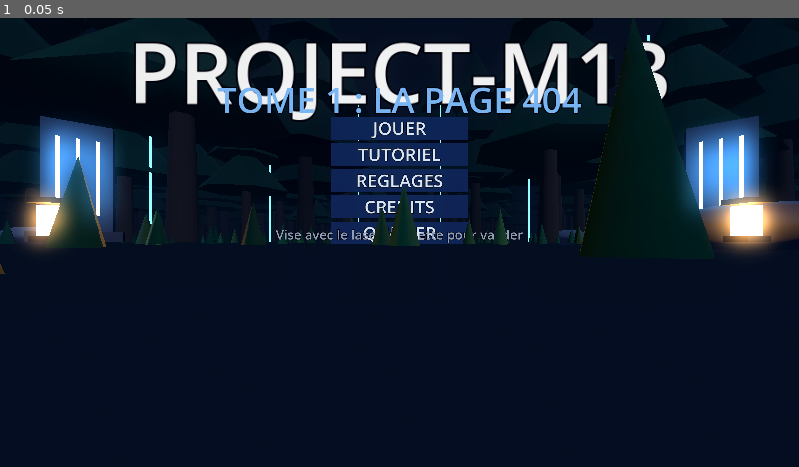
Above: before the commit, frame 1.
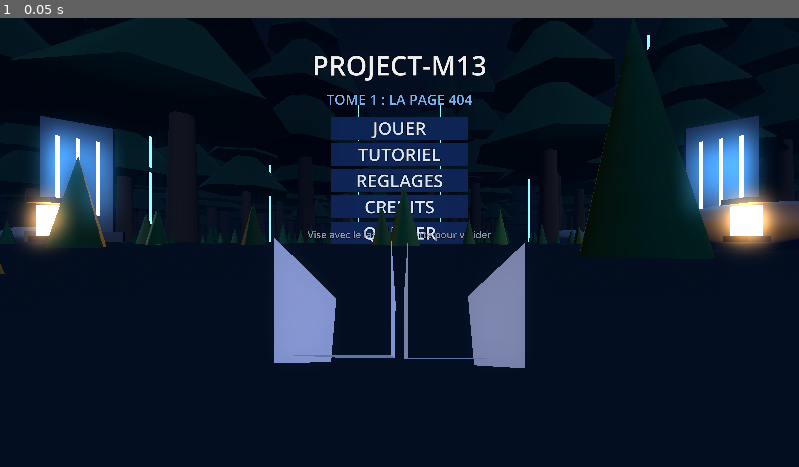
Above: after the commit, the same moment.

Repository: WyattJWL/project-m13
Game: Godot game, scene res://main.tscn
The game is run twice, just before and just after one commit, with the same random seed, the same clock (stepped at 60 frames per second) and the same inputs.
Inputs:
- Up to frame 1 (0.05 s): no input

The runs differ from the first frame. In frame 1, 8.2% of the frame differs, in the area x 16-84%, y 5-78%.

Commit message:
VR : mains et manette Quest 3 avec bouton en surbrillance, jauge du pouvoir (protection/recharge/prêt), textes ajustés, crédits Wyatt (Siroxtag)
Co-Authored-By: Claude Sonnet 5.5 <noreply@anthropic.com>
Claude-Session: https://claude.ai/code/session_01X4XcCdVaxxSZkwpZd6ZgfC

Diff:
--- a/vr/scripts/button3d.gd
+++ b/vr/scripts/button3d.gd
@@ -8,6 +8,7 @@
 		text = value
 		if _label:
 			_label.text = value
+			_fit()
 var size := Vector3(2.1, 0.34, 0.06)
 var _label: Label3D
 var _mesh: MeshInstance3D
@@ -40,6 +41,13 @@
 	_label.modulate = Color(0.9, 0.95, 1)
 	_label.outline_size = 6
 	add_child(_label)
+	_fit()
+
+# Réduit le texte pour qu'il tienne toujours dans le bouton.
+func _fit() -> void:
+	var chars := maxf(1.0, float(text.length()))
+	var wanted := (size.x * 0.88) / (chars * 0.58 * float(_label.font_size))
+	_label.pixel_size = minf(0.0042, wanted)
 
 func set_hover(on: bool) -> void:
 	if on == _hover:
--- /dev/null
+++ b/vr/scripts/hands.gd
@@ -0,0 +1,98 @@
+extends RefCounted
+# Mains « fantômes » et manette Meta Quest 3 (Touch Plus) procédurales.
+# Pendant le tutoriel, la main est remplacée par la manette, avec le bon bouton en surbrillance.
+
+const World := preload("res://scripts/world.gd")
+
+static func _box(parent: Node, pos: Vector3, size: Vector3, mat: Material) -> MeshInstance3D:
+	var mi := MeshInstance3D.new()
+	var bm := BoxMesh.new()
+	bm.size = size
+	mi.mesh = bm
+	mi.position = pos
+	mi.material_override = mat
+	parent.add_child(mi)
+	return mi
+
+static func hand(side: String) -> Node3D:
+	var root := Node3D.new()
+	var skin := World.mat(Color(0.7, 0.8, 0.95), 0.5, 0.6)
+	var s := 1.0 if side == "right" else -1.0
+	_box(root, Vector3(0, 0, 0.02), Vector3(0.085, 0.03, 0.095), skin)
+	var lens := [0.07, 0.082, 0.078, 0.062]
+	for i in 4:
+		var x := -0.03 + i * 0.02
+		var l: float = lens[i]
+		var f1 := _box(root, Vector3(x, -0.004, -0.03 - l / 2.0), Vector3(0.017, 0.02, l), skin)
+		f1.rotation_degrees.x = -12
+	var th := _box(root, Vector3(-0.058 * s, -0.004, 0.0), Vector3(0.02, 0.02, 0.065), skin)
+	th.rotation_degrees.y = -30.0 * s
+	root.rotation_degrees.x = -10
+	return root
+
+# Renvoie un Node3D dont meta "parts" = { nom : MeshInstance3D } (trigger, grip, stick, a, b, menu).
+static func controller(side: String) -> Node3D:
+	var root := Node3D.new()
+	var body_mat := World.mat(Color(0.1, 0.1, 0.12), 0.0, 0.5)
+	var plate_mat := World.mat(Color(0.16, 0.16, 0.19), 0.0, 0.4)
+	var s := 1.0 if side == "right" else -1.0
+	var parts := {}
+	# poignée inclinée
+	var handle := MeshInstance3D.new()
+	var cm := CylinderMesh.new()
+	cm.top_radius = 0.027
+	cm.bottom_radius = 0.03
+	cm.height = 0.13
+	cm.radial_segments = 12
+	handle.mesh = cm
+	handle.material_override = body_mat
+	handle.position = Vector3(0, -0.045, 0.03)
+	handle.rotation_degrees.x = 20
+	root.add_child(handle)
+	# plaque supérieure (stick + boutons)
+	var plate := _box(root, Vector3(0, 0.02, -0.02), Vector3(0.062, 0.02, 0.085), plate_mat)
+	plate.rotation_degrees.x = -12
+	var stick := MeshInstance3D.new()
+	var sm := CylinderMesh.new()
+	sm.top_radius = 0.011
+	sm.bottom_radius = 0.009
+	sm.height = 0.014
+	stick.mesh = sm
+	stick.material_override = World.mat(Color(0.3, 0.3, 0.34), 0.0, 0.4)
+	stick.position = Vector3(-0.012 * s, 0.038, -0.03)
+	root.add_child(stick)
+	parts["stick"] = stick
+	for i in 2:
+		var b := MeshInstance3D.new()
+		var bc := CylinderMesh.new()
+		bc.top_radius = 0.0085
+		bc.bottom_radius = 0.0085
+		bc.height = 0.008
+		b.mesh = bc
+		b.material_override = World.mat(Color(0.3, 0.3, 0.34), 0.0, 0.4)
+		b.position = Vector3(0.016 * s, 0.034, -0.05 + i * 0.03)
+		root.add_child(b)
+		parts["b" if i == 0 else "a"] = b   # droite : B devant, A derrière (X/Y à gauche)
+	var trig := _box(root, Vector3(0, -0.004, -0.06), Vector3(0.016, 0.04, 0.018), World.mat(Color(0.2, 0.2, 0.24), 0.0, 0.4))
+	trig.rotation_degrees.x = 20
+	parts["trigger"] = trig
+	var grip := _box(root, Vector3(-0.031 * s, -0.04, 0.03), Vector3(0.008, 0.07, 0.04), World.mat(Color(0.2, 0.2, 0.24), 0.0, 0.4))
+	grip.rotation_degrees.x = 20
+	parts["grip"] = grip
+	root.set_meta("parts", parts)
+	root.set_meta("names", {"a": "X" if side == "left" else "A", "b": "Y" if side == "left" else "B", "stick": "STICK", "trigger": "GACHETTE", "grip": "GRIP"})
+	return root
+
+static func set_highlight(ctrl: Node3D, part: String, t: float) -> void:
+	var parts: Dictionary = ctrl.get_meta("parts")
+	for k in parts:
+		var mi: MeshInstance3D = parts[k]
+		var m := mi.material_override as StandardMaterial3D
+		if k == part:
+			m.emission_enabled = true
+			m.emission = Color(1.0, 0.85, 0.3)
+			m.emission_energy_multiplier = 2.0 + sin(t * 8.0) * 1.6
+			m.albedo_color = Color(1.0, 0.85, 0.3)
+		else:
+			m.emission_enabled = false
+			m.albedo_color = Color(0.3, 0.3, 0.34)
--- a/vr/scripts/main.gd
+++ b/vr/scripts/main.gd
@@ -67,8 +67,8 @@
 	Props.forest(s, 21, 150, Rect2(-40, -45, 80, 65), [Rect2(-8, -8, 16, 14)])
 	Props.lantern(s, Vector3(-2.5, 0, -1.0), Color(1.0, 0.72, 0.38))
 	World.blue_lines(s, Vector3(0, 0, -5), 11.0, 12, 9.0)
-	World.label(s, "CHAPITRE 1 : MIEL", Vector3(0, 2.4, -3.2), 0.01, Color(1, 1, 1), 80)
-	World.label(s, "Jeudi de novembre. Il pleut sur Luynes.\n\nA suivre dans la prochaine version.", Vector3(0, 1.7, -3.2), 0.005, Color(0.75, 0.82, 0.95), 64)
+	World.label(s, "CHAPITRE 1 : MIEL", Vector3(0, 2.5, -3.2), 0.005, Color(1, 1, 1), 80)
+	World.label(s, "Jeudi de novembre. Il pleut sur Luynes.\n\nA suivre dans la prochaine version.", Vector3(0, 1.8, -3.2), 0.0028, Color(0.75, 0.82, 0.95), 56)
 	var b := Button3D.new()
 	b.text = "RETOUR"
 	b.position = Vector3(0, 1.0, -3.0)
--- a/vr/scripts/menu.gd
+++ b/vr/scripts/menu.gd
@@ -35,8 +35,9 @@
 func spawn_point() -> Vector3:
 	return Vector3(0, 0, 1.5)
 
-func _button(parent: Node, text: String, pos: Vector3, callback: Callable) -> Node:
+func _button(parent: Node, text: String, pos: Vector3, callback: Callable, width := 2.1) -> Node:
 	var b := Button3D.new()
+	b.size = Vector3(width, 0.34, 0.06)
 	b.text = text
 	b.position = pos
 	parent.add_child(b)
@@ -46,25 +47,25 @@
 func _build_main() -> void:
 	main_root = Node3D.new()
 	add_child(main_root)
-	World.label(main_root, "PROJECT-M13", Vector3(0, 2.75, -3.2), 0.014, Color(1, 1, 1), 96)
-	World.label(main_root, "TOME 1 : LA PAGE 404", Vector3(0, 2.3, -3.2), 0.007, Color(0.5, 0.75, 1.0), 80)
+	World.label(main_root, "PROJECT-M13", Vector3(0, 2.85, -3.2), 0.0045, Color(1, 1, 1), 96)
+	World.label(main_root, "TOME 1 : LA PAGE 404", Vector3(0, 2.3, -3.2), 0.0028, Color(0.5, 0.75, 1.0), 80)
 	var y := 1.75
 	_button(main_root, "JOUER", Vector3(0, y, -3.0), func(): play.emit())
 	_button(main_root, "TUTORIEL", Vector3(0, y - 0.4, -3.0), func(): tutorial.emit())
 	_button(main_root, "REGLAGES", Vector3(0, y - 0.8, -3.0), func(): _show(settings_root))
 	_button(main_root, "CREDITS", Vector3(0, y - 1.2, -3.0), func(): _show(credits_root))
 	_button(main_root, "QUITTER", Vector3(0, y - 1.6, -3.0), func(): quit.emit())
-	World.label(main_root, "Vise avec le laser, gachette pour valider", Vector3(0, 0.12, -2.9), 0.0035, Color(0.6, 0.65, 0.75), 56)
+	World.label(main_root, "Vise avec le laser, gachette pour valider", Vector3(0, 0.12, -2.9), 0.0026, Color(0.6, 0.65, 0.75), 56)
 
 func _build_settings() -> void:
 	settings_root = Node3D.new()
 	add_child(settings_root)
-	World.label(settings_root, "REGLAGES DE CONFORT", Vector3(0, 2.4, -3.2), 0.008, Color(1, 1, 1), 80)
+	World.label(settings_root, "REGLAGES DE CONFORT", Vector3(0, 2.55, -3.2), 0.0035, Color(1, 1, 1), 80)
 	var y := 1.9
-	_toggles["move"] = _button(settings_root, "", Vector3(0, y, -3.0), _toggle_move)
-	_toggles["turn"] = _button(settings_root, "", Vector3(0, y - 0.4, -3.0), _toggle_turn)
-	_toggles["vig"] = _button(settings_root, "", Vector3(0, y - 0.8, -3.0), _toggle_vignette)
-	_toggles["seat"] = _button(settings_root, "", Vector3(0, y - 1.2, -3.0), _toggle_seated)
+	_toggles["move"] = _button(settings_root, "", Vector3(0, y, -3.0), _toggle_move, 3.4)
+	_toggles["turn"] = _button(settings_root, "", Vector3(0, y - 0.4, -3.0), _toggle_turn, 3.4)
+	_toggles["vig"] = _button(settings_root, "", Vector3(0, y - 0.8, -3.0), _toggle_vignette, 3.4)
+	_toggles["seat"] = _button(settings_root, "", Vector3(0, y - 1.2, -3.0), _toggle_seated, 3.4)
 	_button(settings_root, "RETOUR", Vector3(0, y - 1.5, -3.0), func(): _show(main_root))
 	_refresh_toggles()
 
@@ -97,8 +98,8 @@
 func _build_credits() -> void:
 	credits_root = Node3D.new()
 	add_child(credits_root)
-	World.label(credits_root, "PROJECT-M13", Vector3(0, 2.4, -3.2), 0.01, Color(1, 1, 1), 80)
-	World.label(credits_root, "Une histoire de JWL Marketing\nTome 1 : La Page 404\n\nVersion de test VR\nMeta Quest", Vector3(0, 1.7, -3.2), 0.005, Color(0.75, 0.82, 0.95), 64)
+	World.label(credits_root, "PROJECT-M13", Vector3(0, 2.6, -3.2), 0.0045, Color(1, 1, 1), 80)
+	World.label(credits_root, "Une histoire de Wyatt (Siroxtag)\nTome 1 : La Page 404\n\nVersion de test VR\nMeta Quest", Vector3(0, 1.85, -3.2), 0.0028, Color(0.75, 0.82, 0.95), 56)
 	_button(credits_root, "RETOUR", Vector3(0, 0.95, -3.0), func(): _show(main_root))
 
 func _show(root: Node3D) -> void:
--- a/vr/scripts/rig.gd
+++ b/vr/scripts/rig.gd
@@ -11,7 +11,13 @@
 signal grabbed(controller: XRController3D)
 signal released(controller: XRController3D)
 
+const Hands := preload("res://scripts/hands.gd")
 var cam: XRCamera3D
+var visuals: Dictionary = {}     # XRController3D -> { hand, ctrl, tag, part }
+var power_ui: Node3D
+var power_text: Label3D
+var power_bar: MeshInstance3D
+var _was_ready := true
 var hands: Array[XRController3D] = []
 var lasers: Dictionary = {}     # XRController3D -> RayCast3D
 var beams: Dictionary = {}      # XRController3D -> MeshInstance3D
@@ -47,6 +53,7 @@
 		hand.button_pressed.connect(_on_button.bind(hand))
 		hand.button_released.connect(_on_release.bind(hand))
 	_build_marker()
+	_build_power_ui()
 	_build_vignette()
 	position.y = 0.4 if Settings.seated else 0.0
 
@@ -57,18 +64,23 @@
 	return hands[1]
 
 func _build_hand(hand: XRController3D) -> void:
-	var body := MeshInstance3D.new()
-	var sm := SphereMesh.new()
-	sm.radius = 0.035
-	sm.height = 0.07
-	body.mesh = sm
-	var m := StandardMaterial3D.new()
-	m.albedo_color = Color(0.08, 0.1, 0.18)
-	m.emission_enabled = true
-	m.emission = Color(0.2, 0.5, 1.0)
-	m.emission_energy_multiplier = 0.8
-	body.material_override = m
-	hand.add_child(body)
+	var side := "left" if hand.tracker == &"left_hand" else "right"
+	var visual := Hands.hand(side)
+	hand.add_child(visual)
+	var ctrl := Hands.controller(side)
+	ctrl.visible = false
+	hand.add_child(ctrl)
+	var tag := Label3D.new()
+	tag.font_size = 40
+	tag.pixel_size = 0.0012
+	tag.modulate = Color(1.0, 0.85, 0.3)
+	tag.outline_size = 8
+	tag.billboard = BaseMaterial3D.BILLBOARD_ENABLED
+	tag.no_depth_test = true
+	tag.position = Vector3(0, 0.12, -0.02)
+	tag.visible = false
+	hand.add_child(tag)
+	visuals[hand] = {"hand": visual, "ctrl": ctrl, "tag": tag, "part": ""}
 	var ray := RayCast3D.new()
 	ray.target_position = Vector3(0, 0, -8)
 	ray.collide_with_areas = true
@@ -229,6 +241,99 @@
 		body.angular_velocity = body.angular_velocity.lerp(Vector3.ZERO, 0.1)
 		(beams[hand].material_override as StandardMaterial3D).emission = Color(1.0, 0.45, 0.9)
 
+# ---- Aide visuelle : la main est remplacée par la manette, bouton en surbrillance ----
+# side : "left", "right", "both" ou "" (pour tout effacer). part : trigger, grip, stick, a, b.
+func hint_controller(side: String, part: String) -> void:
+	for h in hands:
+		var v: Dictionary = visuals[h]
+		var mine: bool = side == "both" or (side == "left" and h == left()) or (side == "right" and h == right())
+		v["part"] = part if mine else ""
+		(v["hand"] as Node3D).visible = not mine
+		(v["ctrl"] as Node3D).visible = mine
+		(v["tag"] as Label3D).visible = mine
+		if mine:
+			var names: Dictionary = (v["ctrl"] as Node3D).get_meta("names")
+			(v["tag"] as Label3D).text = String(names.get(part, part))
+
+func _update_hints() -> void:
+	var t := Time.get_ticks_msec() / 1000.0
+	for h in hands:
+		var v: Dictionary = visuals[h]
+		if v["part"] != "":
+			Hands.set_highlight(v["ctrl"], v["part"], t)
+
+# ---- Affichage du pouvoir au poignet gauche : protégé / recharge / prêt ----
+func _build_power_ui() -> void:
+	power_ui = Node3D.new()
+	power_ui.position = Vector3(0, 0.07, 0.1)
+	power_ui.rotation_degrees = Vector3(-70, 0, 0)
+	left().add_child(power_ui)
+	var back := MeshInstance3D.new()
+	var qm := QuadMesh.new()
+	qm.size = Vector2(0.2, 0.09)
+	back.mesh = qm
+	var m := StandardMaterial3D.new()
+	m.albedo_color = Color(0.02, 0.03, 0.07, 0.8)
+	m.transparency = BaseMaterial3D.TRANSPARENCY_ALPHA
+	m.shading_mode = BaseMaterial3D.SHADING_MODE_UNSHADED
+	back.material_override = m
+	power_ui.add_child(back)
+	power_text = Label3D.new()
+	power_text.font_size = 36
+	power_text.pixel_size = 0.0007
+	power_text.position = Vector3(0, 0.02, 0.002)
+	power_text.outline_size = 6
+	power_ui.add_child(power_text)
+	power_bar = MeshInstance3D.new()
+	var bm := BoxMesh.new()
+	bm.size = Vector3(0.18, 0.015, 0.004)
+	power_bar.mesh = bm
+	power_bar.position = Vector3(0, -0.025, 0.003)
+	var bmat := StandardMaterial3D.new()
+	bmat.shading_mode = BaseMaterial3D.SHADING_MODE_UNSHADED
+	power_bar.material_override = bmat
+	power_ui.add_child(power_bar)
+
+func power_status() -> Dictionary:
+	var now := Time.get_ticks_msec() / 1000.0
+	var prot := maxf(0.0, protected_until - now)
+	if prot > 0.0:
+		return {"state": "protege", "left": prot, "ratio": prot / 5.0}
+	if power_cooldown > 0.0:
+		return {"state": "recharge", "left": power_cooldown, "ratio": 1.0 - power_cooldown / 7.0}
+	return {"state": "pret", "left": 0.0, "ratio": 1.0}
+
+func power_label() -> String:
+	var st := power_status()
+	match st["state"]:
+		"protege":
+			return "RETENIR : PROTEGE  %.1f s" % st["left"]
+		"recharge":
+			return "RETENIR : RECHARGE  %.1f s" % st["left"]
+	return "RETENIR : PRET  (A)"
+
+func _update_power_ui() -> void:
+	var st := power_status()
+	var color: Color
+	match st["state"]:
+		"protege":
+			color = Color(0.4, 0.75, 1.0)
+		"recharge":
+			color = Color(1.0, 0.6, 0.25)
+		_:
+			color = Color(0.4, 1.0, 0.55)
+	power_text.text = power_label()
+	power_text.modulate = color
+	(power_bar.material_override as StandardMaterial3D).albedo_color = color
+	var ratio := clampf(st["ratio"], 0.02, 1.0)
+	power_bar.scale.x = ratio
+	power_bar.position.x = -0.09 * (1.0 - ratio)
+	var is_ready: bool = st["state"] == "pret"
+	if is_ready and not _was_ready:
+		_haptic(right(), 0.8)
+		_haptic(left(), 0.8)
+	_was_ready = is_ready
+
 func use_power() -> void:
 	if power_cooldown > 0.0:
 		return
@@ -247,6 +352,8 @@
 	power_cooldown = maxf(0.0, power_cooldown - delta)
 	_update_lasers()
 	_update_telekinesis(delta)
+	_update_hints()
+	_update_power_ui()
 	for hand in hands:
 		if not held.has(hand):
 			(beams[hand].material_override as StandardMaterial3D).emission = Color(0.4, 0.75, 1.0)
--- a/vr/scripts/tutorial.gd
+++ b/vr/scripts/tutorial.gd
@@ -13,6 +13,8 @@
 var obj_label: Label3D
 var talk_label: Label3D
 var hint_label: Label3D
+var power_label: Label3D
+var show_power := false
 var speaker_label: Label3D
 var held_page := false
 var page: Node3D
@@ -57,29 +59,30 @@
 	add_child(hud)
 	var back := MeshInstance3D.new()
 	var qm := QuadMesh.new()
-	qm.size = Vector2(1.7, 0.62)
+	qm.size = Vector2(1.8, 0.78)
 	back.mesh = qm
 	var m := StandardMaterial3D.new()
 	m.albedo_color = Color(0.02, 0.03, 0.07, 0.72)
 	m.transparency = BaseMaterial3D.TRANSPARENCY_ALPHA
 	m.shading_mode = BaseMaterial3D.SHADING_MODE_UNSHADED
 	back.material_override = m
-	back.position.z = -0.01
+	back.position = Vector3(0, -0.03, -0.01)
 	hud.add_child(back)
-	obj_label = _hud_label(Vector3(0, 0.25, 0), 36, Color(0.5, 0.78, 1.0), true)
-	speaker_label = _hud_label(Vector3(-0.78, 0.14, 0), 34, Color(1.0, 0.8, 0.45), false)
-	talk_label = _hud_label(Vector3(-0.78, 0.07, 0), 42, Color.WHITE, false)
+	obj_label = _hud_label(Vector3(0, 0.29, 0), 34, Color(0.5, 0.78, 1.0), true)
+	speaker_label = _hud_label(Vector3(-0.66, 0.19, 0), 32, Color(1.0, 0.8, 0.45), false)
+	talk_label = _hud_label(Vector3(-0.66, 0.12, 0), 38, Color.WHITE, false)
 	talk_label.vertical_alignment = VERTICAL_ALIGNMENT_TOP
-	hint_label = _hud_label(Vector3(0, -0.24, 0), 34, Color(0.6, 0.95, 0.7), true)
+	hint_label = _hud_label(Vector3(0, -0.2, 0), 32, Color(0.6, 0.95, 0.7), true)
+	power_label = _hud_label(Vector3(0, -0.32, 0), 32, Color(0.4, 1.0, 0.55), true)
 
 func _hud_label(pos: Vector3, size: int, color: Color, centered: bool) -> Label3D:
 	var l := Label3D.new()
 	l.position = pos
 	l.font_size = size
-	l.pixel_size = 0.0014
+	l.pixel_size = 0.0013
 	l.modulate = color
 	l.outline_size = 8
-	l.width = 1100
+	l.width = 1000
 	l.autowrap_mode = TextServer.AUTOWRAP_WORD_SMART
 	l.horizontal_alignment = HORIZONTAL_ALIGNMENT_CENTER if centered else HORIZONTAL_ALIGNMENT_LEFT
 	l.vertical_alignment = VERTICAL_ALIGNMENT_TOP if not centered else VERTICAL_ALIGNMENT_CENTER
@@ -92,7 +95,11 @@
 	var cam: XRCamera3D = rig.cam
 	var yaw := cam.global_rotation.y
 	var forward := Vector3(-sin(yaw), 0, -cos(yaw))
-	var goal := cam.global_position + forward * 1.5 + Vector3(0, -0.45, 0)
+	if show_power:
+		power_label.text = rig.power_label()
+		var st: Dictionary = rig.power_status()
+		power_label.modulate = Color(0.4, 0.75, 1.0) if st["state"] == "protege" else (Color(1.0, 0.6, 0.25) if st["state"] == "recharge" else Color(0.4, 1.0, 0.55))
+	var goal := cam.global_position + forward * 1.7 + Vector3(0, -0.45, 0)
 	hud.global_position = hud.global_position.lerp(goal, clampf(delta * 3.0, 0.0, 1.0))
 	var cur := hud.global_rotation.y
 	hud.global_rotation = Vector3(0, lerp_angle(cur, yaw, clampf(delta * 3.0, 0.0, 1.0)), 0)
@@ -146,12 +153,15 @@
 	_set_objective("avance jusqu'à la lumière bleue")
 	await _say("Darius", "Une lueur bleue, plus loin sur le chemin. Je n'ai pas le choix : j'y vais.")
 	_hint("Stick GAUCHE : avancer, reculer, aller sur le côté.")
+	rig.hint_controller("left", "stick")
 	await _wait(func(): return _flat_dist(rig.cam.global_position, Vector3(0, 0, -9.0)) < 2.5)
 	# 3. Tourner
 	_set_objective("tourne-toi vers la pierre levée")
 	await _say("Darius", "Cette pierre, sur le côté... Elle brille de la même lumière.")
 	_hint("Stick DROIT : tourner. Ou tourne simplement ton corps.")
+	rig.hint_controller("right", "stick")
 	await _wait(_facing_stone)
+	rig.hint_controller("", "")
 	# 4. Attraper la page
 	page = Props.page()
 	page.position = Vector3(-2.2, 1.0, -10.0)
@@ -159,8 +169,10 @@
 	_set_objective("attrape la page sur la souche")
 	await _say("Darius", "Une page de papier, posée sur cette souche. Elle flotte.")
 	_hint("Approche la main de la page et maintiens GRIP pour l'attraper.")
+	rig.hint_controller("both", "grip")
 	await _wait(func(): return held_by != null)
 	# 5. Lire
+	rig.hint_controller("", "")
 	_set_objective("amène la page près de ton visage")
 	await _say("Darius", "Elle est tiède. Je devrais la lire.")
 	_hint("Rapproche la page de tes yeux.")
@@ -174,18 +186,25 @@
 	_set_objective("lance une caisse dans l'anneau bleu")
 	await _say("Darius", "Des caisses, là-bas, dans la clairière. Trop loin pour les toucher... et pourtant, je les sens.")
 	_hint("Vise une caisse avec le laser et MAINTIENS GRIP : elle flotte à distance.")
+	rig.hint_controller("both", "grip")
 	await _wait(func(): return tk_grabbed)
 	_hint("GACHETTE : la caisse vient dans ta main.")
+	rig.hint_controller("both", "trigger")
 	await _wait(func(): return tk_pulled)
 	_hint("Bouge la main d'un geste franc et LACHE GRIP pour lancer. Vise l'anneau !")
+	rig.hint_controller("both", "grip")
 	await _wait(func(): return target_hit)
 	_clear_crates()
+	rig.hint_controller("", "")
 	await _say("Darius", "Je déplace les choses d'un regard... Je ne sais pas ce que je suis en train de devenir.")
 	# 7. Pouvoir Retenir
 	_set_objective("utilise le pouvoir Retenir")
 	await _say("Darius", "Quelque chose m'observe, dans les arbres. Je dois pouvoir me protéger.")
 	_hint("Bouton A (main droite) : RETENIR. 5 secondes de protection, recharge 12 s.")
+	rig.hint_controller("right", "a")
+	show_power = true
 	await _wait(func(): return powered)
+	rig.hint_controller("", "")
 	light.light_energy = 4.0
 	await _say("Darius", "Le temps ralentit... C'est ça, « retenir ».")
 	light.light_energy = 2.4
@@ -194,9 +213,13 @@
 	_build_silhouette()
 	await _say("Darius", "Une Silhouette ! Elle me prendra un souvenir si elle me touche. Recule, ou utilise Retenir !")
 	_hint("A = Retenir (recharge 12 s). Éloigne-toi d'elle avec le stick gauche.")
+	rig.hint_controller("right", "a")
 	survive_left = 20.0
 	await _wait(func(): return survive_left <= 0.0)
 	silhouette.visible = false
+	rig.hint_controller("", "")
+	show_power = false
+	power_label.text = ""
 	_hint("")
 	_set_objective("")
 	await _say("Darius", "Elle est partie. Je crois que je sais me servir de ce que j'ai. Le Non-lieu m'attend.")
@@ -211,6 +234,7 @@
 	btn.rotation.y = yaw
 	add_child(btn)
 	btn.pressed.connect(func(): finished.emit())
+	rig.hint_controller("right", "trigger")
 	_say("", "Tutoriel terminé. Bravo !")
 
 func _facing_stone() -> bool:
